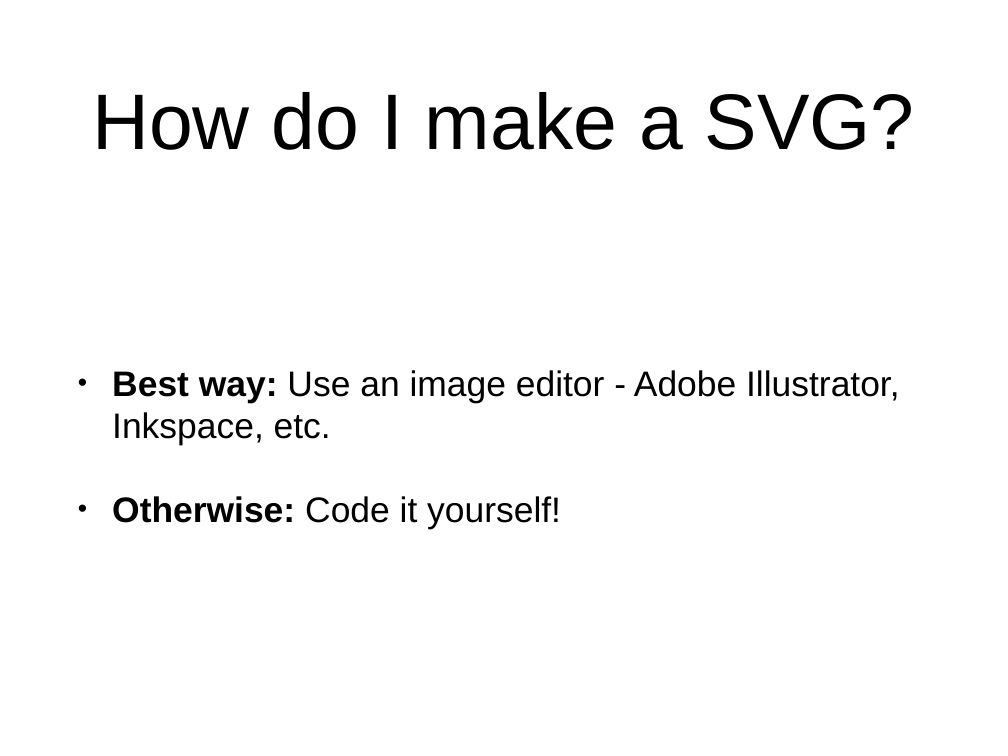
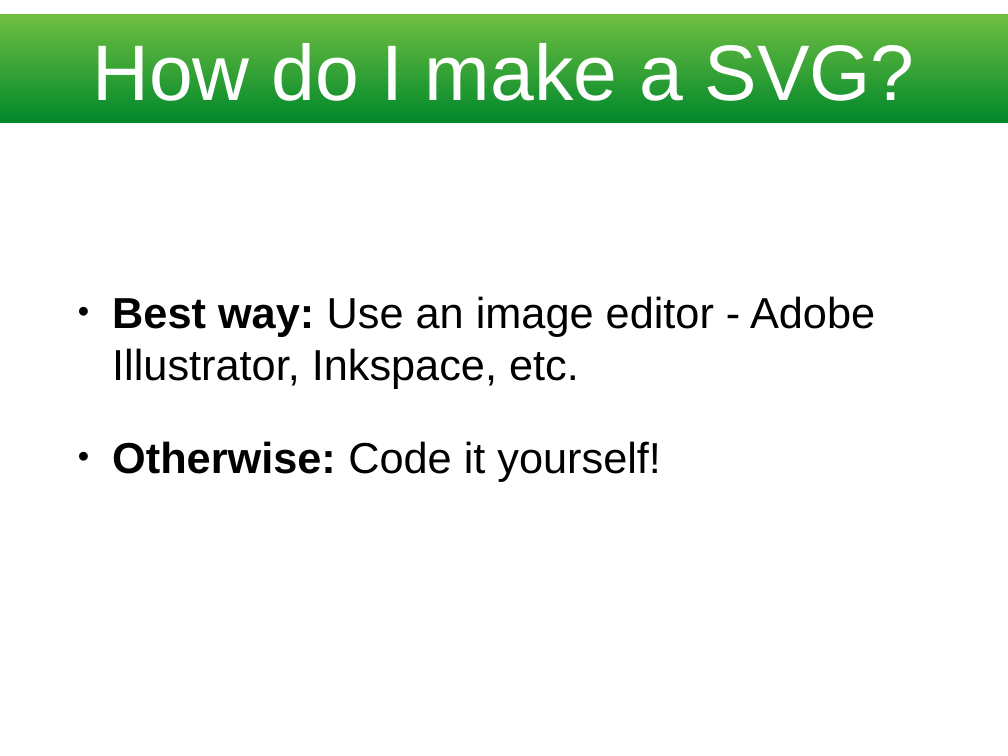
Before and after one commit to thatdevgirl/svg-intro, a slide deck: slide 4 of slides/svg-presentation.pptx. Drawn at 1008x756 pixels with LibreOffice and Linux fonts; fonts in the diff are those of the drawing. Boxes give left, top, right and bottom in pixels: in the first picture for what was removed or moved away, otherwise in the second. Text is boxed around its words. In the diff, an @@ line names an element or a change of style, - is before the commit and + after.

```diff
--- a/slides/svg-presentation.pptx
+++ b/slides/svg-presentation.pptx
@@ rectangle "How do I make a ...": place and size @@
-rectangle "How do I make a ..." at (92, 92, 915, 150)
+rectangle "How do I make a ..." at (0, 14, 1008, 123)
@@ rectangle "How do I make a ..." at (0, 14, 1008, 123): text colour #000000 to #FFFFFF; fill none to gradient #70BF41 to #00882B @@
@@ text "Best way: Use an image ...": place and size @@
-text "Best way: Use an image ..." at (112, 370, 899, 530)
+text "Best way: Use an image ..." at (112, 296, 875, 482)
@@ text "Best way: Use an image ..." at (112, 296, 875, 482): size 36 to 44 pt @@
```
Also in this commit, not shown: 7 other slides changed, 12 other files.
